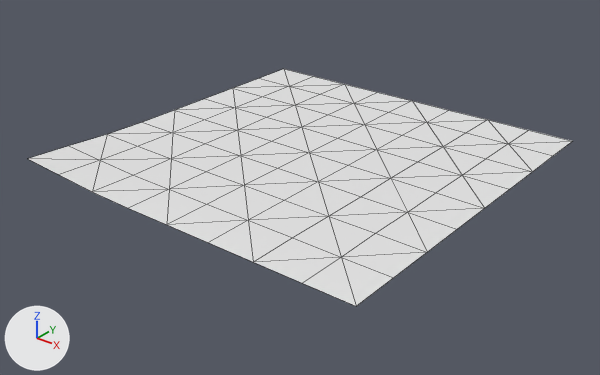
Renders of the OBJ model assets/maps/chunks/terrain_lod2_3_-5.obj from each side of a commit.
Rendered twice from a camera (50 mm lens) standing at (603.5, 376.6, 98.8) and looking at (449.0, 569.8, -20.9). Lighting does not change. The marker at lower left points along +X, +Y and +Z. The first picture is the older version. Mesh edges are drawn as thin lines. Where no turn or scale is listed for an object, it has been applied to the vertices.

Objects in the first picture: 'terrain_lod2_3_-5'.
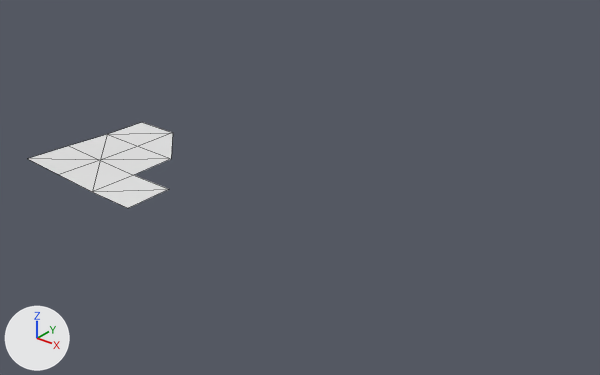
Location of each change, (x1, y1, x2, y2) in pixels of the pictures (600 x 375 px):
'terrain_lod2_3_-5', reshaped (73% narrower, 63% shorter)
    before: (28, 69, 572, 306)
    after: (28, 122, 173, 208)
part 1 of me_terrain_lod2_3__5, deleted
    before: (129, 69, 572, 306)

The change, as a diff of the scene's bpy script:
```diff
--- a/assets/maps/chunks/terrain_lod2_3_-5.obj.py
+++ b/assets/maps/chunks/terrain_lod2_3_-5.obj.py
@@ me_terrain_lod2_3__5 @@
 # used by ob_terrain_lod2_3__5; location = (0.0, 0.0, 0.0)
-me_terrain_lod2_3__5.from_pydata(...)  # 81 vertices, 128 faces; spans x 384.0..512.0, y 512.0..640.0, z -10.8..-8.5
+me_terrain_lod2_3__5.from_pydata(...)  # 13 vertices, 13 faces; spans x 384.0..432.0, y 512.0..560.0, z -10.8..-8.5
+# me_terrain_lod2_3__5 part 1
+# 68 vertices are removed from x 384.0..512.0, y 512.0..640.0, z -10.8
+# 115 faces are deleted
```
